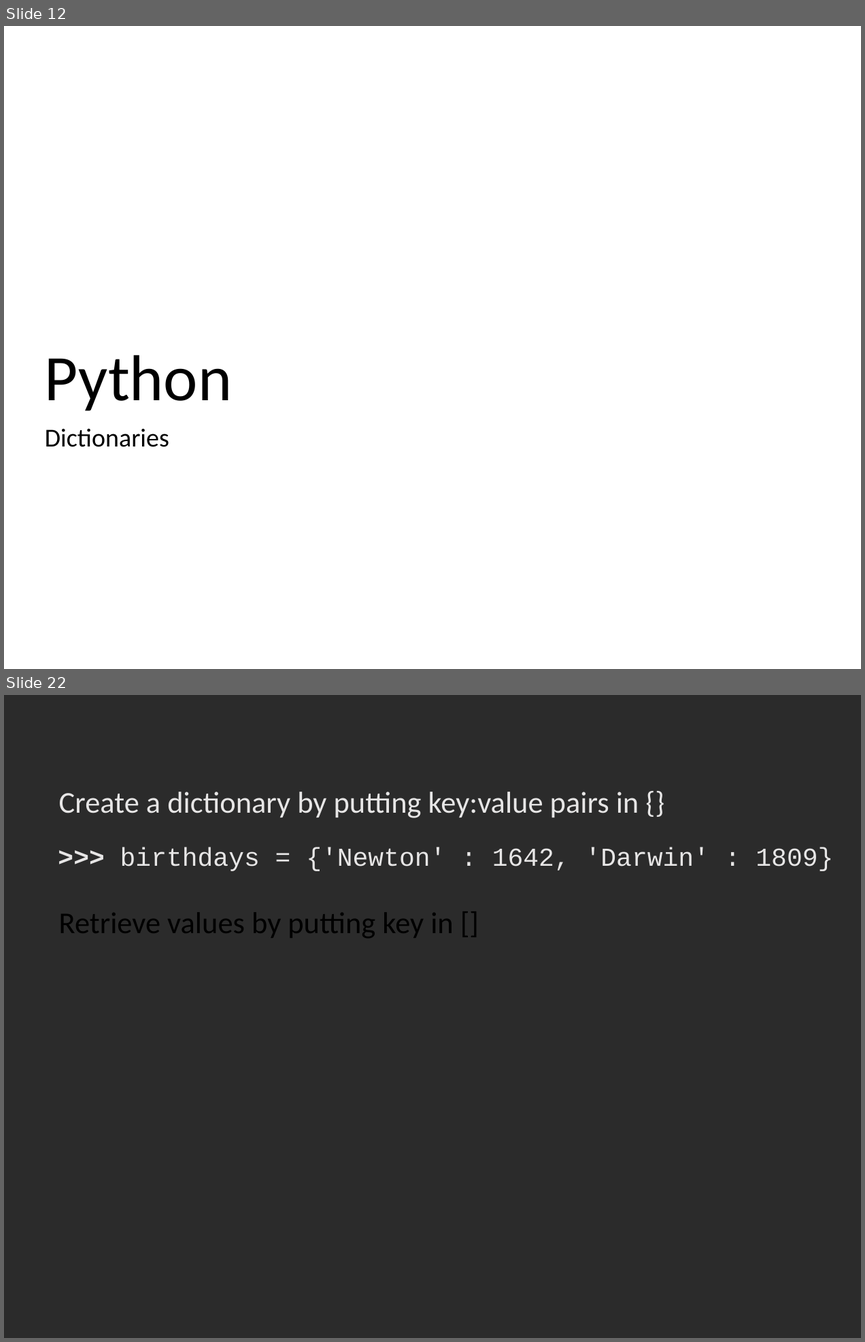
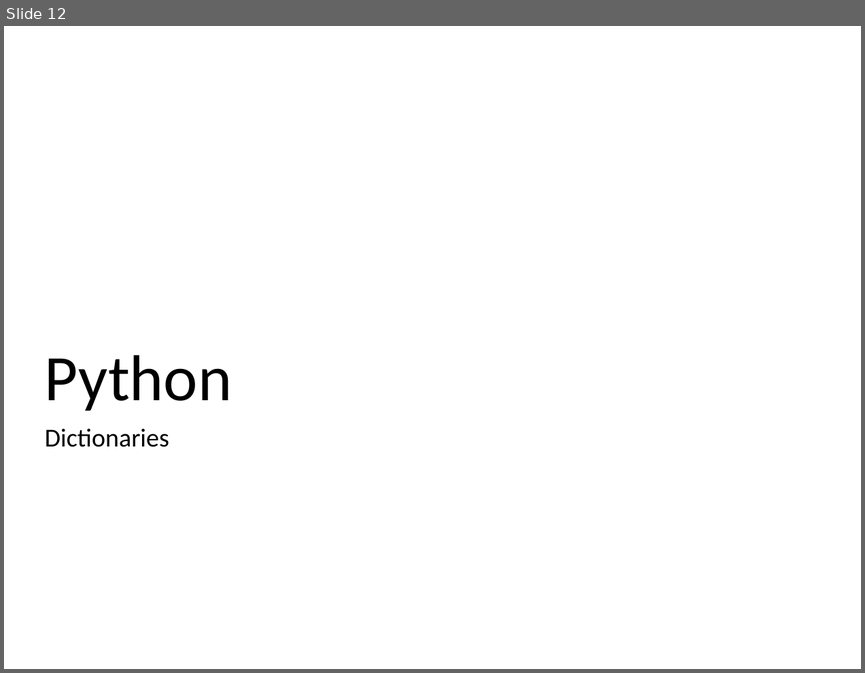
Before and after one commit to ncasuk/ncas-isc, a slide deck: python/presentations/learning_python/11_ceda-sets__dicts.pptx. Shown one above the other, each under a label of ours: slides 12 and 22 before the commit, slide 12 after it; the slides between them are not shown. The pictures are 865x1342 and 865x673 pixels, drawn with LibreOffice and Linux fonts; fonts in the diff are those of the drawing; background and template pictures are left out; a plain dark background stands for a picture behind light text. Boxes give left, top, right and bottom in pixels: in the first picture for what was removed or moved away, otherwise in the second. Text is boxed around its words. In the diff, an @@ line names an element or a change of style, - is before the commit and + after.

```diff
--- a/python/presentations/learning_python/11_ceda-sets__dicts.pptx
+++ b/python/presentations/learning_python/11_ceda-sets__dicts.pptx
@@ slide 22 removed at (4, 695, 861, 1338), background picture (left out) @@
@@ text removed at (59, 792, 639, 818) @@
-Create a dictionary by putting key:value pairs in {}
@@ text removed at (120, 847, 833, 871) @@
->>> birthdays = {'Newton' : 1642, 'Darwin' : 1809}
@@ text removed at (59, 913, 453, 938) @@
-Retrieve values by putting key in []
```
Also in this commit, not shown: 7 slides changed, 20 other slides removed, 1 other file.
